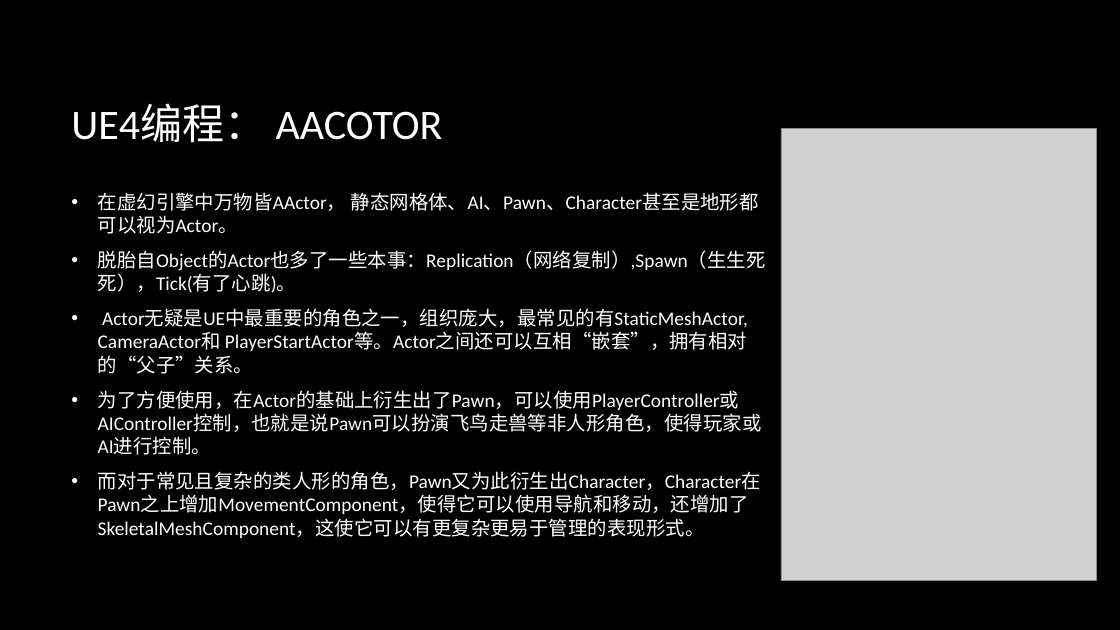
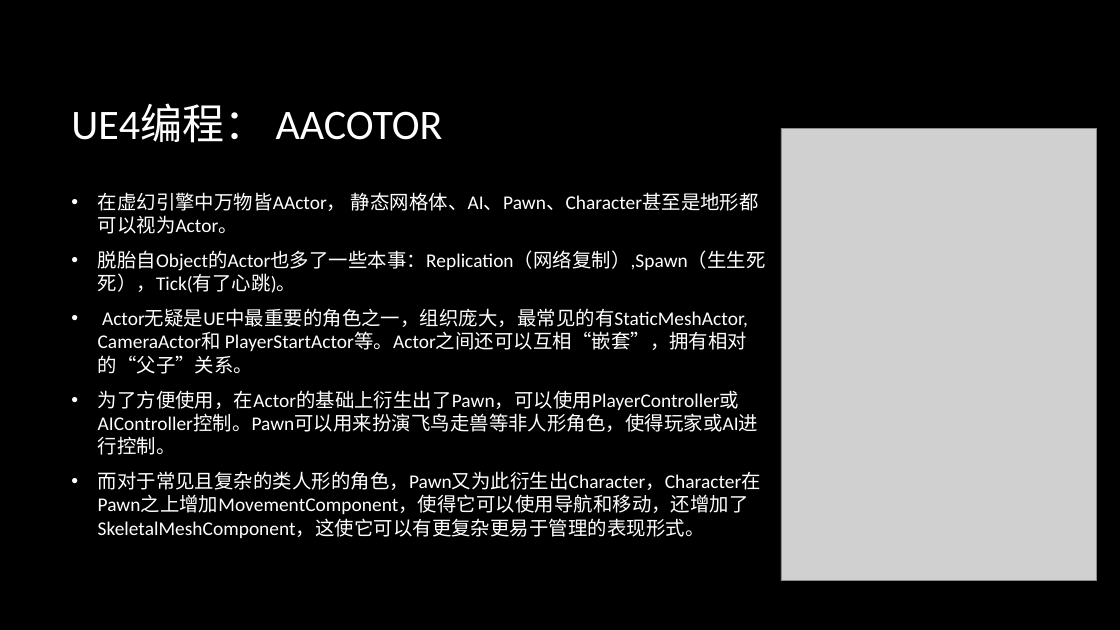
Before and after one commit to BattalionCommander/UE4_C-_Notes, a slide deck: slide 22 of Unreal engine 4.pptx. Drawn at 1120x630 pixels with LibreOffice and Linux fonts; fonts in the diff are those of the drawing; grey boxes stand for pictures; background and template pictures are left out. Boxes give left, top, right and bottom in pixels: in the first picture for what was removed or moved away, otherwise in the second. Text is boxed around its words. In the diff, an @@ line names an element or a change of style, - is before the commit and + after.

```diff
--- a/Unreal engine 4.pptx
+++ b/Unreal engine 4.pptx
@@ text at <box>98,390,759,455</box>: text changed @@
-• 为了方便使用，在Actor的基础上衍生出了Pawn，可以使用PlayerController或AIController控制，也就是说Pawn可以扮演飞鸟走兽等非人形角色，使得玩家或AI进行控制。
+• 为了方便使用，在Actor的基础上衍生出了Pawn，可以使用PlayerController或AIController控制。Pawn可以用来扮演飞鸟走兽等非人形角色，使得玩家或AI进行控制。
```
Also in this commit, not shown: 6 other slides changed, 1 other file.
